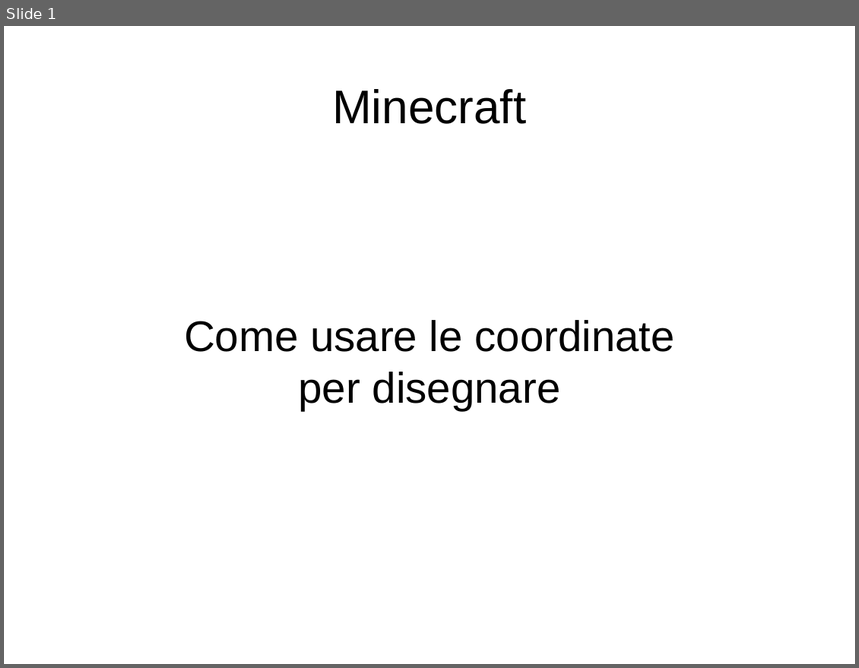
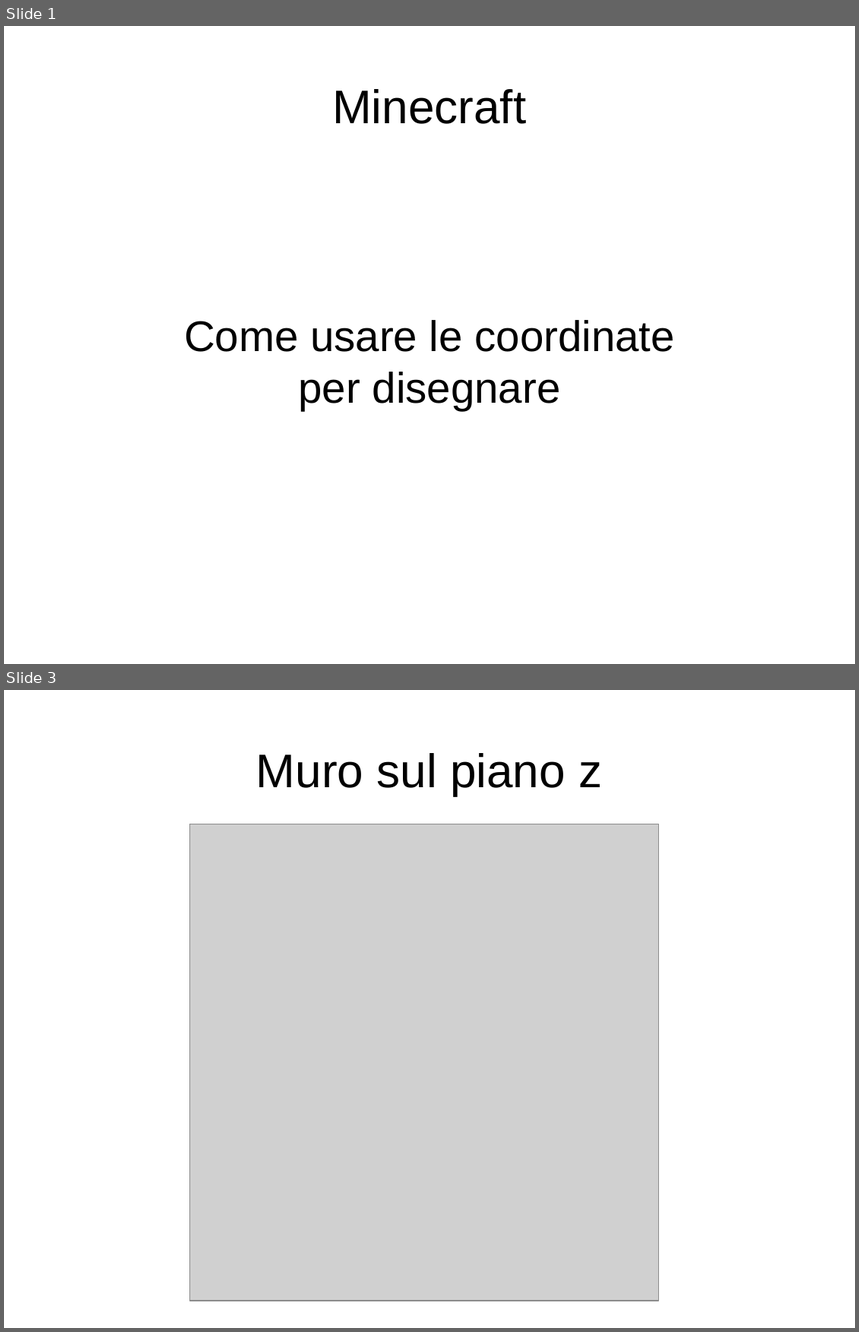
Before and after one commit to kronwiz/randomstuff, a slide deck: minecraft/uso_delle_coordinate.pptx. Shown one above the other, each under a label of ours: slide 1 before the commit, slides 1 and 3 after it; the slides between them are not shown. The pictures are 859x668 and 859x1332 pixels, drawn with LibreOffice and Linux fonts; fonts in the diff are those of the drawing; grey boxes stand for pictures. Boxes give left, top, right and bottom in pixels: in the first picture for what was removed or moved away, otherwise in the second. Text is boxed around its words. In the diff, an @@ line names an element or a change of style, - is before the commit and + after.

```diff
--- a/minecraft/uso_delle_coordinate.pptx
+++ b/minecraft/uso_delle_coordinate.pptx
@@ slide 3 added at bbox=[4, 690, 855, 1328], background #FFFFFF @@
@@ text added at bbox=[256, 753, 602, 796], 44 pt, text #000000 @@
+Muro sul piano z
@@ picture added at bbox=[189, 825, 659, 1302] @@
```
Also in this commit, not shown: 3 other slides added, 3 slides removed, 1 other file.
